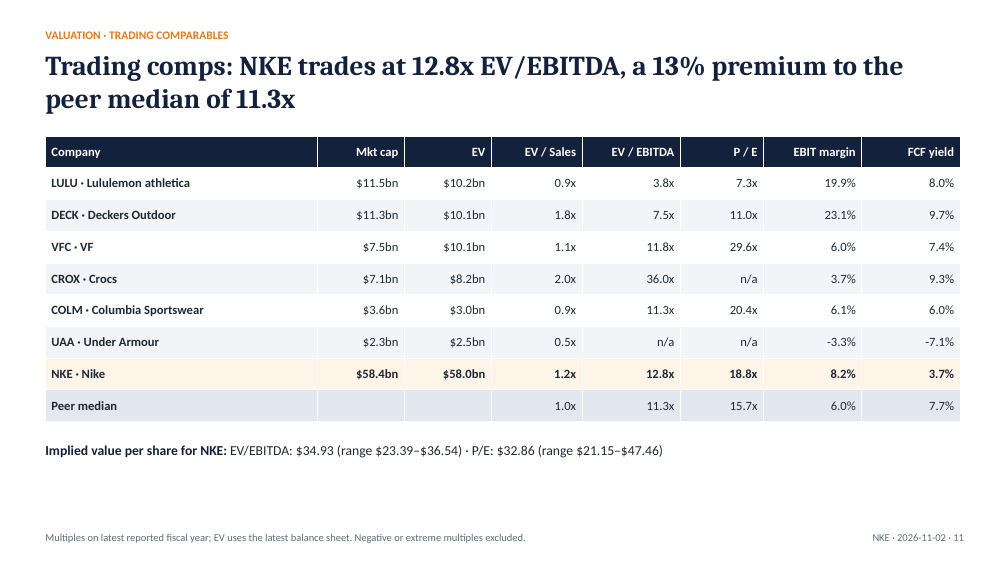
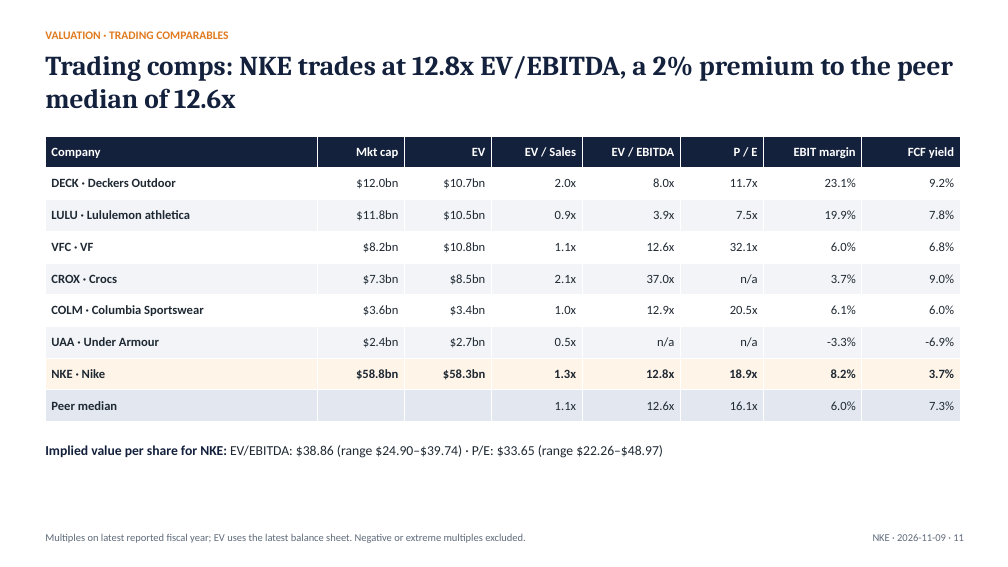
Before and after one commit to Abhishek10-r/ticker-to-thesis, a slide deck: slide 11 of examples/nike/latest/NKE_pitch_deck.pptx. Drawn at 1008x567 pixels with LibreOffice and Linux fonts; fonts in the diff are those of the drawing. Boxes give left, top, right and bottom in pixels: in the first picture for what was removed or moved away, otherwise in the second. Text is boxed around its words. In the diff, an @@ line names an element or a change of style, - is before the commit and + after.

```diff
--- a/examples/nike/latest/NKE_pitch_deck.pptx
+++ b/examples/nike/latest/NKE_pitch_deck.pptx
@@ text at (45, 56, 953, 108): text changed @@
-Trading comps: NKE trades at 12.8x EV/EBITDA, a 13% premium to the peer median of 11.3x
+Trading comps: NKE trades at 12.8x EV/EBITDA, a 2% premium to the peer median of 12.6x
@@ table at (45, 136, 960, 422) @@
-row 2: LULU · Lululemon athletica | $11.5bn | $10.2bn | 0.9x | 3.8x | 7.3x | 19.9% | 8.0%
+row 2: DECK · Deckers Outdoor | $12.0bn | $10.7bn | 2.0x | 8.0x | 11.7x | 23.1% | 9.2%
-row 3: DECK · Deckers Outdoor | $11.3bn | $10.1bn | 1.8x | 7.5x | 11.0x | 23.1% | 9.7%
+row 3: LULU · Lululemon athletica | $11.8bn | $10.5bn | 0.9x | 3.9x | 7.5x | 19.9% | 7.8%
-row 4: VFC · VF | $7.5bn | $10.1bn | 1.1x | 11.8x | 29.6x | 6.0% | 7.4%
+row 4: VFC · VF | $8.2bn | $10.8bn | 1.1x | 12.6x | 32.1x | 6.0% | 6.8%
-row 5: CROX · Crocs | $7.1bn | $8.2bn | 2.0x | 36.0x | n/a | 3.7% | 9.3%
+row 5: CROX · Crocs | $7.3bn | $8.5bn | 2.1x | 37.0x | n/a | 3.7% | 9.0%
-row 6: COLM · Columbia Sportswear | $3.6bn | $3.0bn | 0.9x | 11.3x | 20.4x | 6.1% | 6.0%
+row 6: COLM · Columbia Sportswear | $3.6bn | $3.4bn | 1.0x | 12.9x | 20.5x | 6.1% | 6.0%
-row 7: UAA · Under Armour | $2.3bn | $2.5bn | 0.5x | n/a | n/a | -3.3% | -7.1%
+row 7: UAA · Under Armour | $2.4bn | $2.7bn | 0.5x | n/a | n/a | -3.3% | -6.9%
-row 8: NKE · Nike | $58.4bn | $58.0bn | 1.2x | 12.8x | 18.8x | 8.2% | 3.7%
+row 8: NKE · Nike | $58.8bn | $58.3bn | 1.3x | 12.8x | 18.9x | 8.2% | 3.7%
-row 9: Peer median |  |  | 1.0x | 11.3x | 15.7x | 6.0% | 7.7%
+row 9: Peer median |  |  | 1.1x | 12.6x | 16.1x | 6.0% | 7.3%
@@ text at (45, 445, 663, 458): text changed @@
-Implied value per share for NKE: EV/EBITDA: $34.93 (range $23.39–$36.54) · P/E: $32.86 (range $21.15–$47.46)
+Implied value per share for NKE: EV/EBITDA: $38.86 (range $24.90–$39.74) · P/E: $33.65 (range $22.26–$48.97)
@@ text at (873, 534, 964, 541): text changed @@
-NKE · 2026-11-02 · 11
+NKE · 2026-11-09 · 11
```
Also in this commit, not shown: 14 other slides changed, 4 other files.
